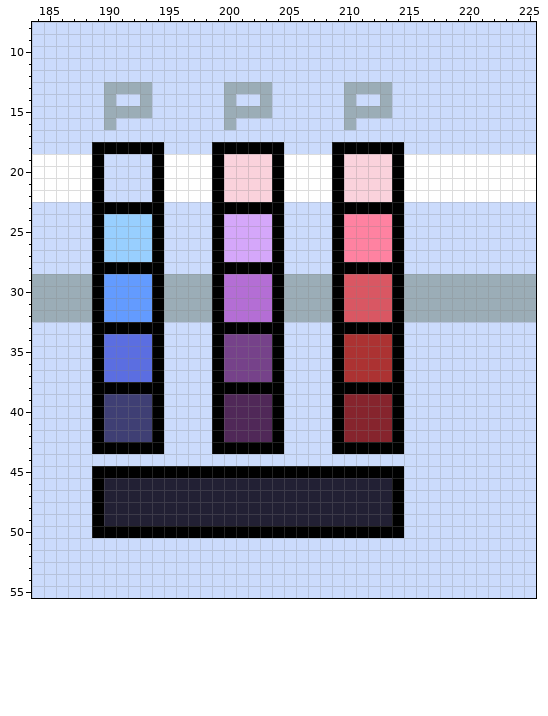
Pixel-art file -- resources/palettes/G 43 [1px].aseprite. Above, as it was before the edit.
477x64 pixels, 1 frame. Shown: x 184..225, y 8..55. The commit also changed other parts of the picture, which this record leaves out.
The result:
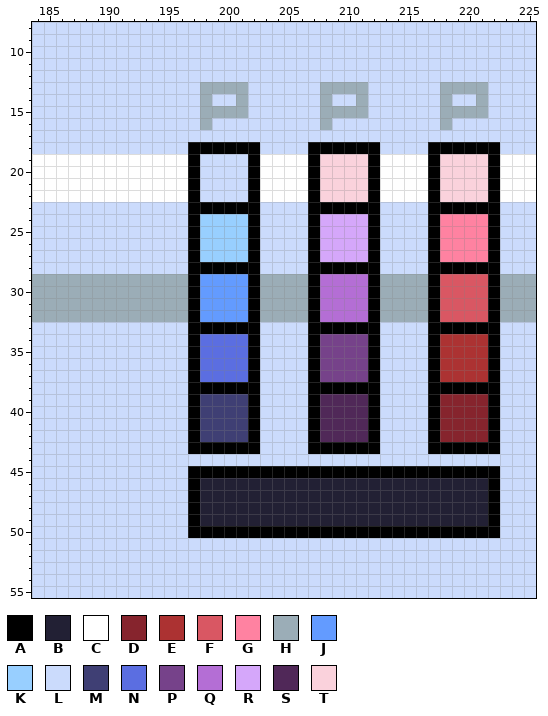
Palette (. is transparent): A #000000  B #222034  C #ffffff  D #86242d  E #ac3232  F #d95763  G #ff82a1  H #9badb7  J #639bff  K #98cfff  L #cbdbfc  M #3f3f74  N #5b6ee1  P #76428a  Q #b46ed5  R #d5a7fa  S #502858  T #fad2dc
Diff:
Changed rows in their new state; - is an unchanged pixel.
Layer "Layer":
first column x 189:
13 -LLLL----HH--LL----HH--LL----HHHH-
14 -L--L----H-LH-L----H-LH-L----H--H-
15 -LLLL----HH--LL----HH--LL----HHHH-
16 -L-------H-L-------H-L-------H----
18 LLLLLL--AA----LL--AA----LL--AAAAAA
19 CCCCCC--ALLLLACC--ATT--ACC--ATTTTA
20 CCCCCC--ALLLLACC--ATT--ACC--ATTTTA
21 CCCCCC--ALLLLACC--ATT--ACC--ATTTTA
22 CCCCCC--ALLLLACC--ATT--ACC--ATTTTA
23 LLLLLL--AA----LL--AA----LL--AAAAAA
24 LLLLLL--AKKKKALL--ARRRRALL--AGGGGA
25 LLLLLL--AKKKKALL--ARRRRALL--AGGGGA
26 LLLLLL--AKKKKALL--ARRRRALL--AGGGGA
27 LLLLLL--AKKKKALL--ARRRRALL--AGGGGA
28 LLLLLL--AA----LL--AA----LL--AAAAAA
29 HHHHHH--AJJJJAHH--AQQQQAHH--AFFFFA
30 HHHHHH--AJJJJAHH--AQQQQAHH--AFFFFA
31 HHHHHH--AJJJJAHH--AQQQQAHH--AFFFFA
32 HHHHHH--AJJJJAHH--AQQQQAHH--AFFFFA
33 LLLLLL--AA----LL--AA----LL--AAAAAA
34 LLLLLL--ANNNNALL--APPPPALL--AEEEEA
35 LLLLLL--ANNNNALL--APPPPALL--AEEEEA
36 LLLLLL--ANNNNALL--APPPPALL--AEEEEA
37 LLLLLL--ANNNNALL--APPPPALL--AEEEEA
38 LLLLLL--AA----LL--AA----LL--AAAAAA
39 LLLLLL--AMMMMALL--ASSSSALL--ADDDDA
40 LLLLLL--AMMMMALL--ASSSSALL--ADDDDA
41 LLLLLL--AMMMMALL--ASSSSALL--ADDDDA
42 LLLLLL--AMMMMALL--ASSSSALL--ADDDDA
43 LLLLLL--AA----LL--AA----LL--AAAAAA
45 LLLLLLLL------------------AAAAAAAA
46 LLLLLLLLA----------------BBBBBBBBA
47 LLLLLLLLA----------------BBBBBBBBA
48 LLLLLLLLA----------------BBBBBBBBA
49 LLLLLLLLA----------------BBBBBBBBA
50 LLLLLLLL------------------AAAAAAAA
Pixel boxes of the changes (left, top, right, bottom) in both pictures:
changed: (92, 82, 500, 538)
